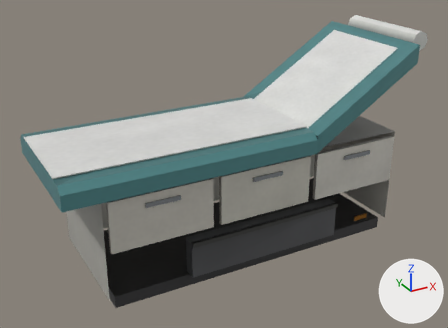
Renders of the glTF model assets/coronado_kit/props/indoor/places/prop_exam_bed_clean_near.glb from each side of a commit.
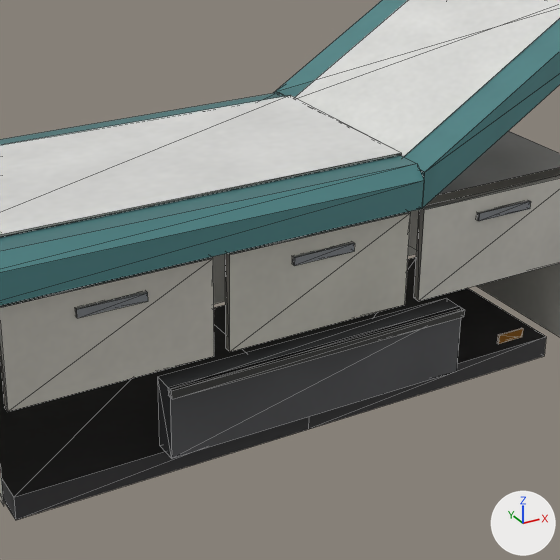
There are two pictures of each version: one whole from a 50 mm lens placed at (-1.42, -2.48, 1.68), pointed at (-0.07, -0.03, 0.46), one close up on the part from 24% to 86% of the width and 16% to 100% of the height. The lights are fixed; the arrows at lower right show +X, +Y and +Z. The last two pictures show the newer version. The close-ups show mesh edges as thin lines. Vertices at exactly the same position are counted once.

Objects in the first close-up: 'prop_exam_bed_near'.
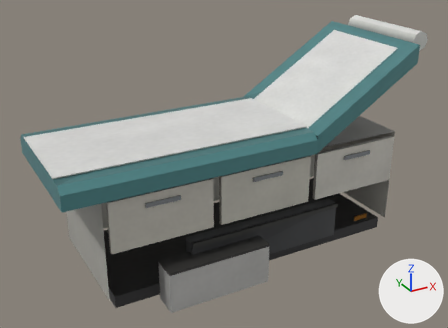
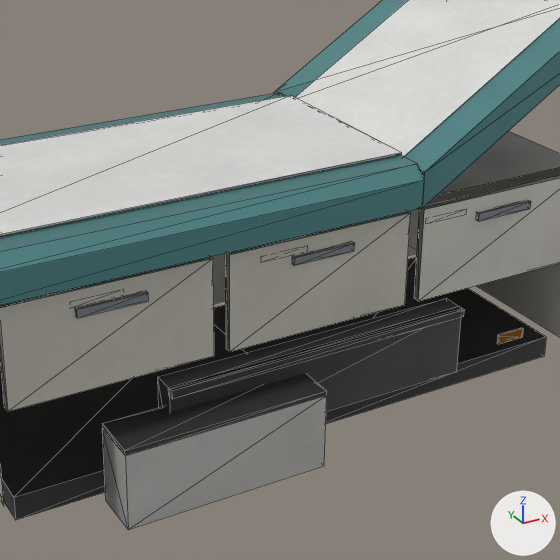
What differs and where, as boxes [x1, y1, x2, y2] in the close-ups (560 x 560 px):
'prop_exam_bed_near', reshaped
    before: [0, 0, 560, 520]
    after: [0, 0, 560, 530]
part 1 of me_prop_exam_bed_near, added
    after: [102, 373, 327, 530]
part 2 of me_prop_exam_bed_near, edited (looks the same)
    both: [14, 208, 479, 520]

Patch to the scene script:
```diff
--- a/assets/coronado_kit/props/indoor/places/prop_exam_bed_clean_near.glb.py
+++ b/assets/coronado_kit/props/indoor/places/prop_exam_bed_clean_near.glb.py
@@ me_prop_exam_bed_near @@
 # used by ob_prop_exam_bed_near; location = (0.0, 0.0, 0.0)
-me_prop_exam_bed_near.from_pydata(...)  # 141 vertices, 194 faces; spans x -0.95..0.97, y -0.34..0.34, z 0.0..1.05
+me_prop_exam_bed_near.from_pydata(...)  # 177 vertices, 242 faces; spans x -0.95..0.97, y -0.42..0.34, z 0.0..1.05
+# me_prop_exam_bed_near part 1
+# 28 vertices are added at x -0.61..-0.04, y -0.42..-0.29, z 0.0..0.51
+# 38 new faces join them
+# me_prop_exam_bed_near part 2: 11 kept faces spanning x -0.75..0.44, y -0.33..-0.27, z 0.0..0.54 get new vertex colours; the middle colour goes from dark grey #616266 to dark grey #525356
+# other edits to the shape of me_prop_exam_bed_near do not show in these pictures
 me_prop_exam_bed_near.materials.append(mat_props_k_atlas)
```
